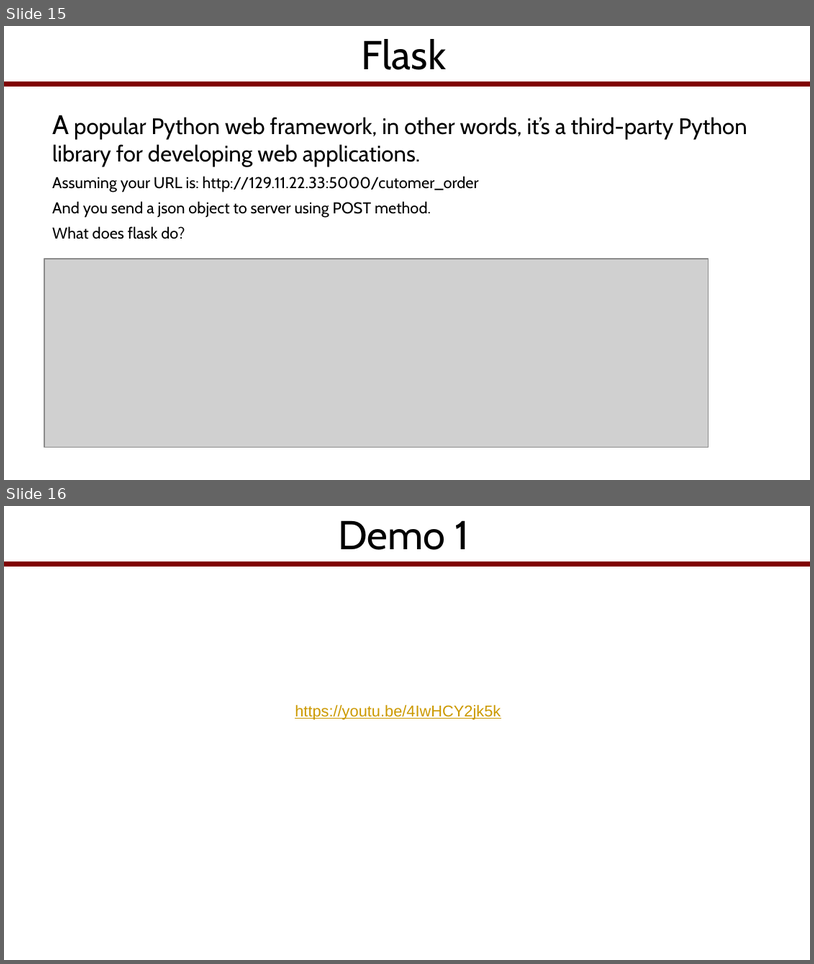
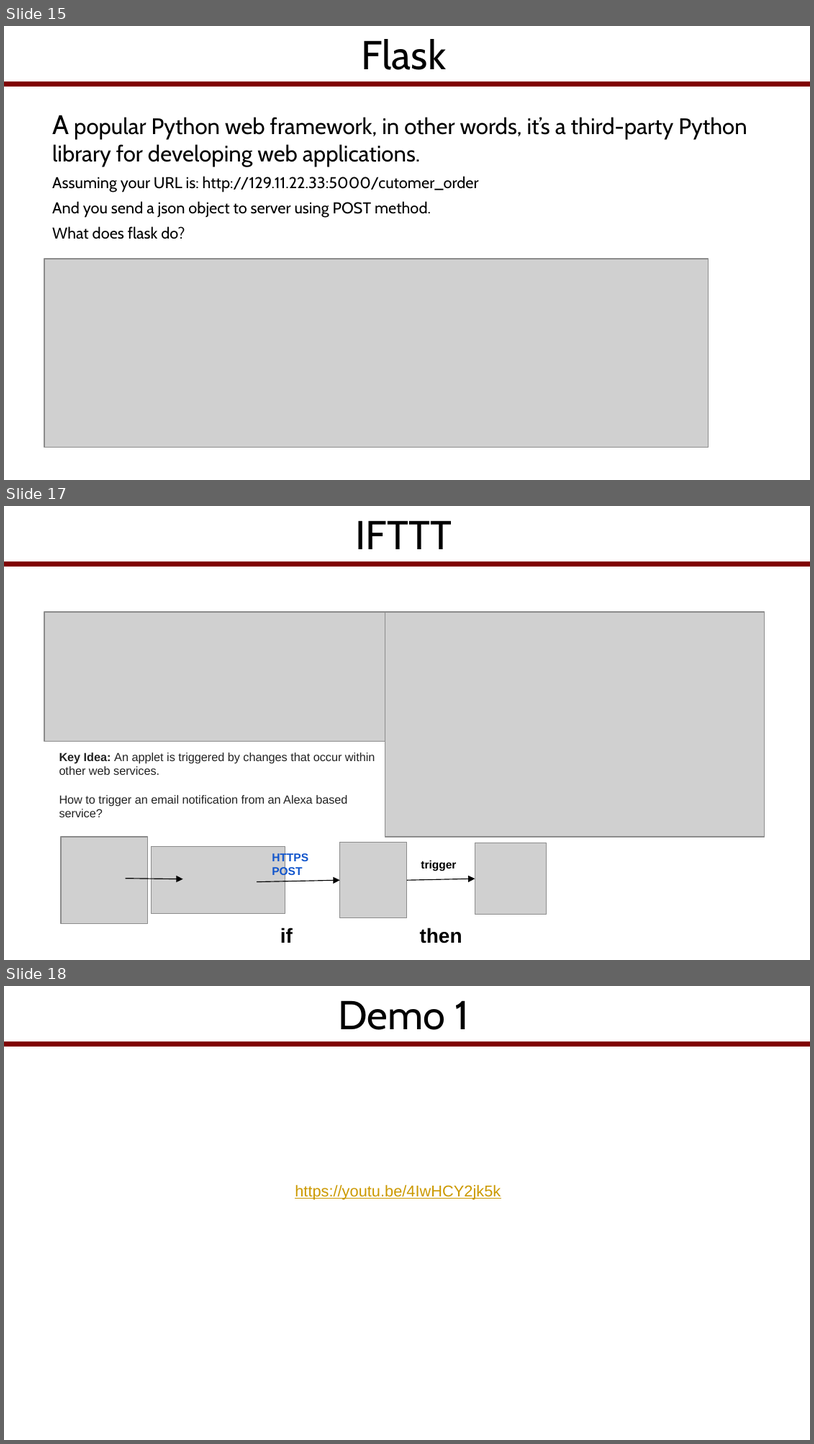
Before and after one commit to VUZhuangweiKang/SmartHotelDemo, a slide deck: Marriott Lecture App Dev Section.pptx. Shown one above the other, each under a label of ours: slides 15 and 16 before the commit, slides 15, 17 and 18 after it; the slides between them are not shown. The pictures are 814x964 and 814x1444 pixels, drawn with LibreOffice and Linux fonts; fonts in the diff are those of the drawing; grey boxes stand for pictures; background and template pictures are left out. Boxes give left, top, right and bottom in pixels: in the first picture for what was removed or moved away, otherwise in the second. Text is boxed around its words. In the diff, an @@ line names an element or a change of style, - is before the commit and + after.

```diff
--- a/Marriott Lecture App Dev Section.pptx
+++ b/Marriott Lecture App Dev Section.pptx
@@ slide 17 added at (x1=4, y1=506, x2=810, y2=960), background picture (left out); not listed: 2 template elements that a slide beside it also shows @@
@@ title added at (x1=356, y1=520, x2=452, y2=549), 36 pt, text #000000 @@
+IFTTT
@@ picture added at (x1=44, y1=612, x2=386, y2=741) @@
@@ picture added at (x1=386, y1=612, x2=765, y2=836) @@
@@ text added at (x1=59, y1=752, x2=376, y2=817), 10.5 pt, text #222222 @@
+Key Idea: An applet is triggered by changes that occur within other web services.
+How to trigger an email notification from an Alexa based service?
@@ picture added at (x1=62, y1=836, x2=147, y2=923) @@
@@ picture added at (x1=151, y1=847, x2=285, y2=914) @@
@@ picture added at (x1=340, y1=842, x2=407, y2=918) @@
@@ picture added at (x1=475, y1=842, x2=547, y2=914) @@
@@ text added at (x1=272, y1=852, x2=309, y2=877), 10 pt, text #1155CC, bold @@
+HTTPS POST
@@ text added at (x1=421, y1=860, x2=456, y2=871), 10 pt, text #000000, bold @@
+trigger
@@ arrow added from (126, 878) to (183, 878), #000000 0.75 pt @@
@@ arrow added from (257, 882) to (340, 880), #000000 0.75 pt @@
@@ arrow added from (407, 880) to (475, 878), #000000 0.75 pt @@
@@ text added at (x1=280, y1=927, x2=293, y2=942), 18 pt, text #000000, bold @@
+if
@@ text added at (x1=420, y1=927, x2=463, y2=943), 18 pt, text #000000, bold @@
+then
@@ what was slide 16 is now slide 18 @@
```
Also in this commit, not shown: 1 slide changed, 1 other slide added.
